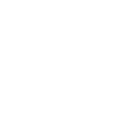
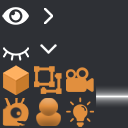
Two versions of the same layered image (128x128). Layer-by-layer changes:
added layer "Layer 16" above "Layer 14" over (66, 97, 94, 127)
added layer "Layer 14" above "Layer 5" over (66, 67, 94, 92)
added layer "Layer 5" above "Layer 12" over (3, 65, 29, 95)
added layer "Layer 12" above "Layer 9" over (34, 66, 62, 94)
added layer "Layer 9" above "Layer 10" over (39, 98, 58, 116)
added layer "Layer 10" above "Layer 7" over (36, 98, 61, 126)
added layer "Layer 7" above "Layer 6 copy" over (2, 98, 29, 127)
showed "Layer 1" over (0, 0, 128, 128)
